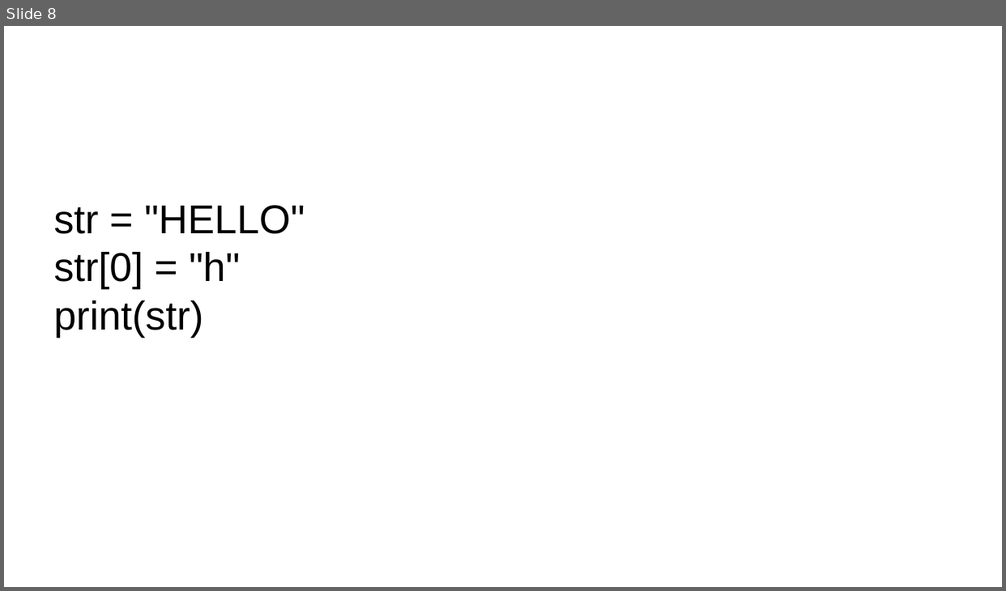
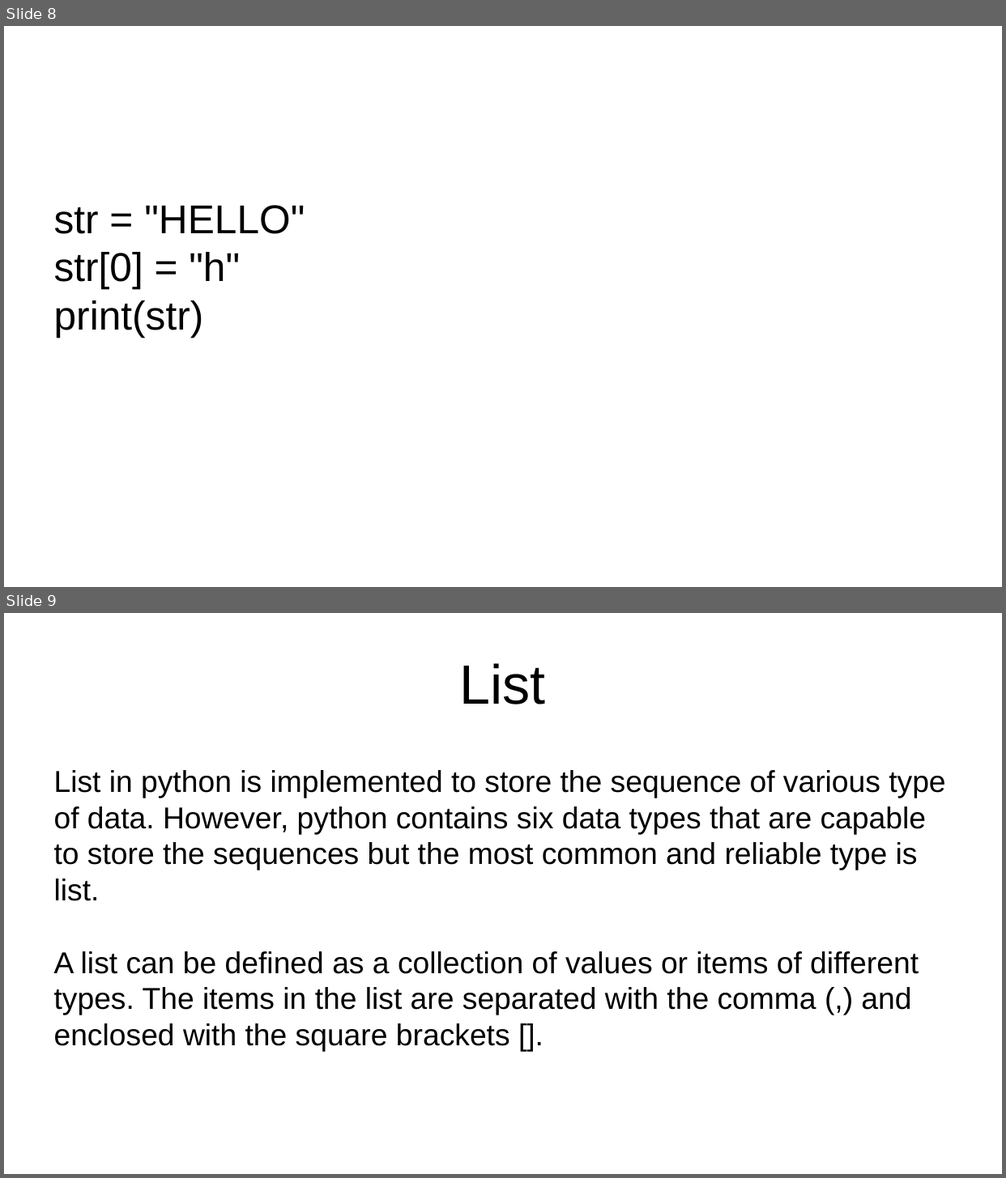
Before and after one commit to ApoorvaJu08/Python-khatmandu, a slide deck: Teaching/Strings.odp. Shown one above the other, each under a label of ours: slide 8 before the commit, slides 8 and 9 after it. The pictures are 1006x591 and 1006x1178 pixels, drawn with LibreOffice and Linux fonts; fonts in the diff are those of the drawing. Boxes give left, top, right and bottom in pixels: in the first picture for what was removed or moved away, otherwise in the second. Text is boxed around its words. In the diff, an @@ line names an element or a change of style, - is before the commit and + after.

Commit message:
string list

```diff
--- a/Teaching/Strings.odp
+++ b/Teaching/Strings.odp
@@ slide 9 added at (4,613,1002,1174), background #FFFFFF @@
@@ title added at (460,663,546,705), 44 pt, text #000000 @@
+List
@@ subtitle added at (54,770,945,1052), 24 pt, text #000000 @@
+List in python is implemented to store the sequence of various type of data. However, python contains six data types that are capable to store the sequences but the most common and reliable type is list.
+A list can be defined as a collection of values or items of different types. The items in the list are separated with the comma (,) and enclosed with the square brackets [].
```
Also in this commit, not shown: 14 other slides added, 1 slide removed.
